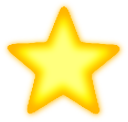
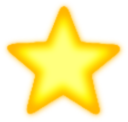
Layers edited between the first and the second 128 x 122 image:
painted on "レイヤー コピー", unmasked it over [5, 5, 121, 116]
